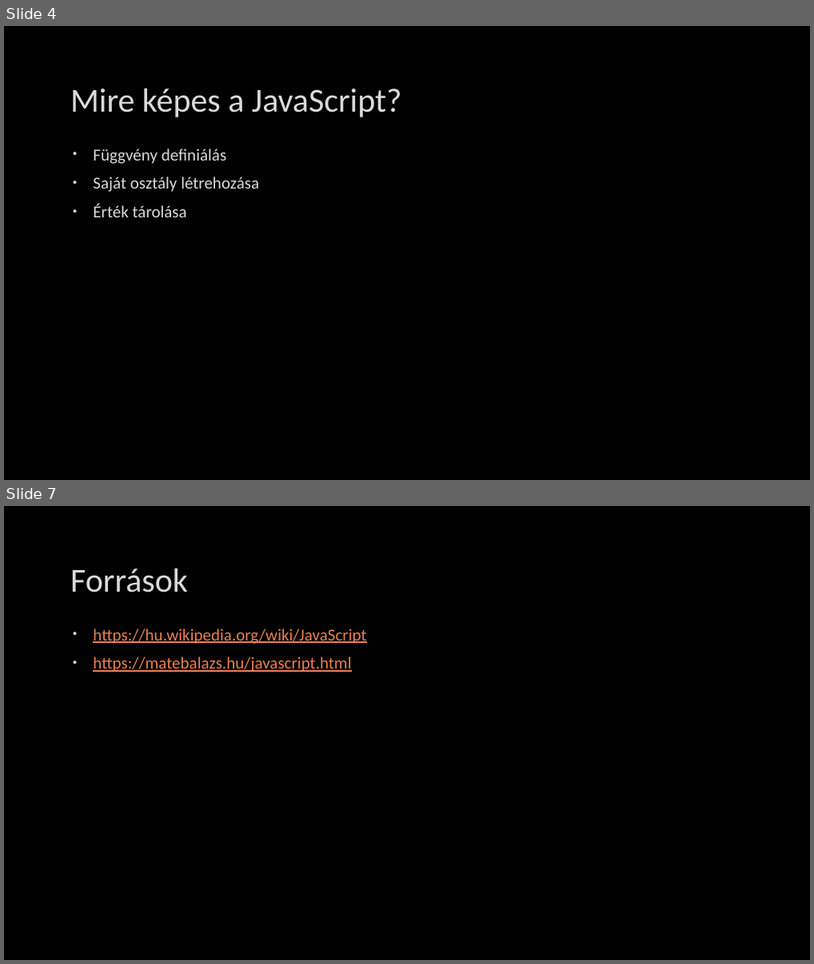
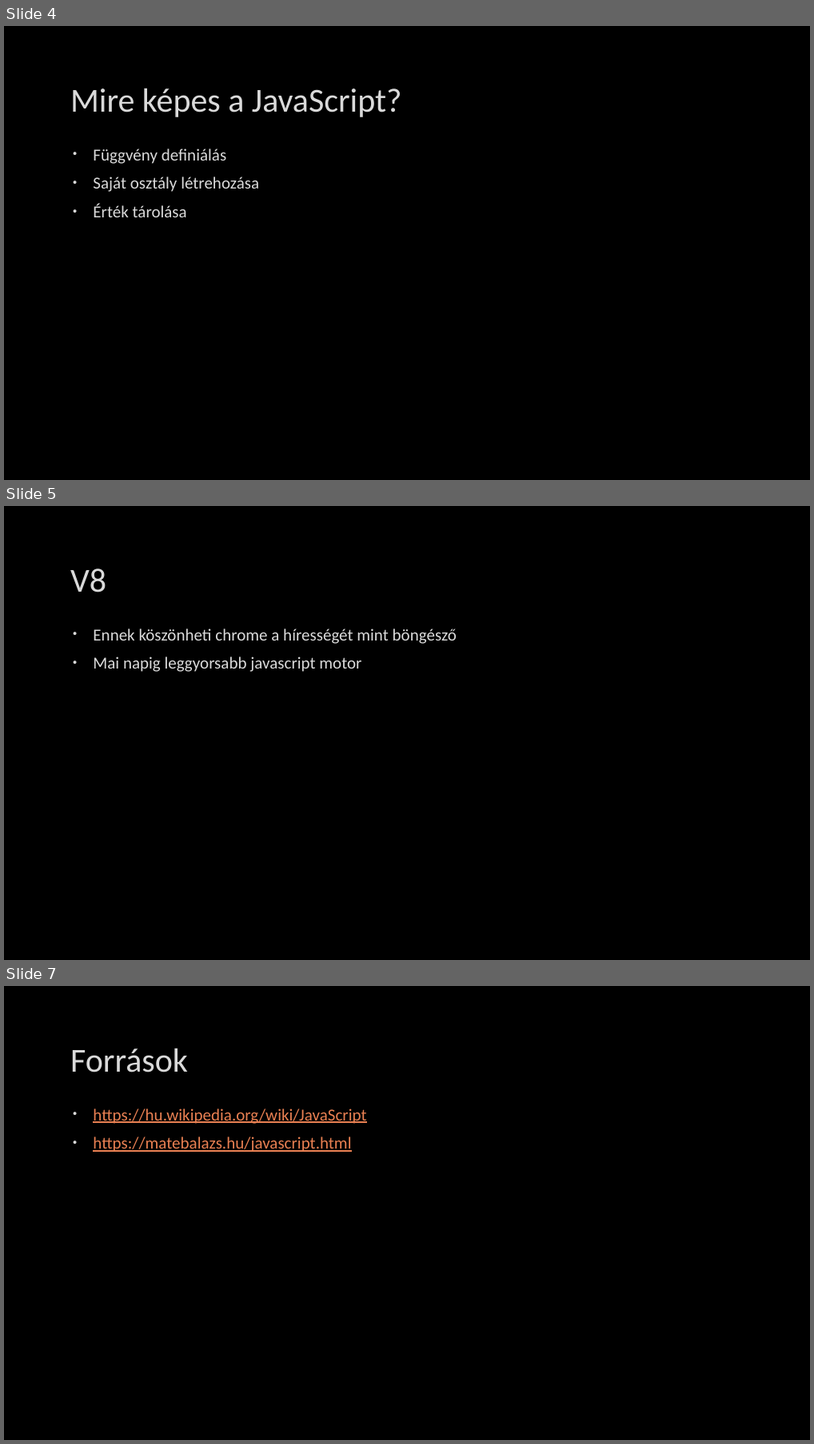
Before and after one commit to mihoandre/ikt-ppt, a slide deck: JavaScriptikt.pptx. Shown one above the other, each under a label of ours: slides 4 and 7 before the commit, slides 4, 5 and 7 after it; the slides between them are not shown. The pictures are 814x964 and 814x1444 pixels, drawn with LibreOffice and Linux fonts; fonts in the diff are those of the drawing; background and template pictures are left out. Boxes give left, top, right and bottom in pixels: in the first picture for what was removed or moved away, otherwise in the second. Text is boxed around its words. In the diff, an @@ line names an element or a change of style, - is before the commit and + after.

```diff
--- a/JavaScriptikt.pptx
+++ b/JavaScriptikt.pptx
@@ slide 5 added at (4,506,810,960), background picture (left out) @@
@@ title added at (70,568,106,592), 40 pt, text #DADADA @@
+V8
@@ text added at (93,628,457,672), 20 pt, text #DADADA @@
+• Ennek köszönheti chrome a hírességét mint böngésző
+• Mai napig leggyorsabb javascript motor
```
Also in this commit, not shown: 1 slide removed.
